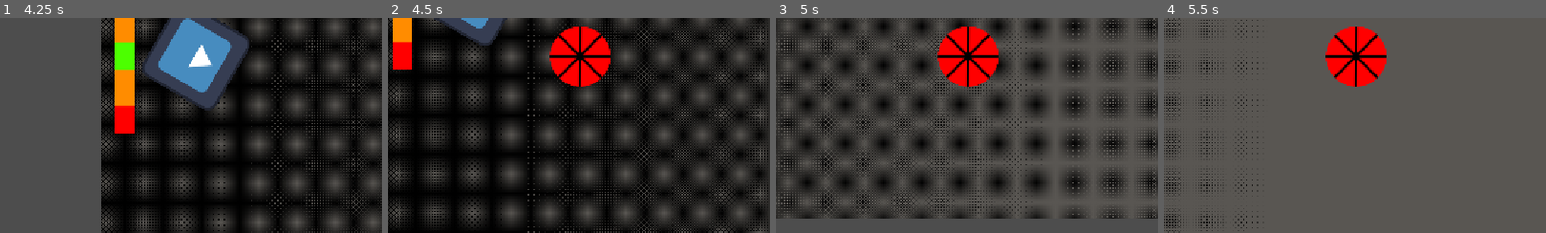
Above: before the commit, frames 1-4 (left to right).
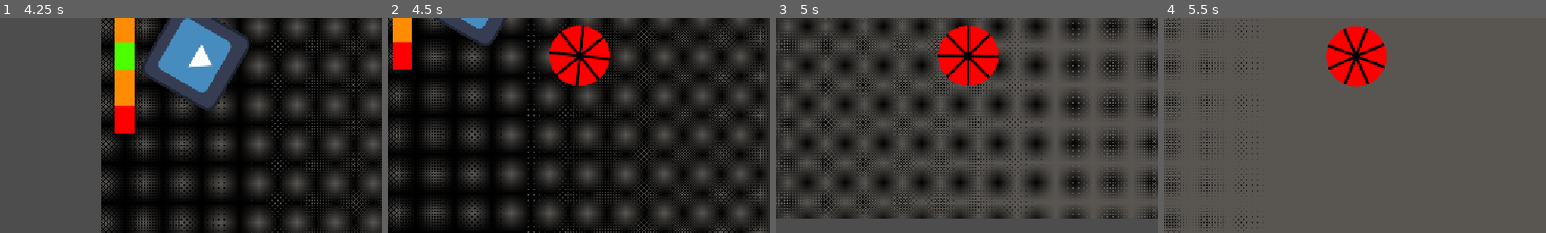
Above: after the commit, the same moments.

Repository: ryder-james/AVerySeriousGameJam
Game: Godot game, scene res://map.tscn
The game is run twice, just before and just after one commit, with the same random seed, the same clock (stepped at 60 frames per second) and the same inputs. The engine's default icon, where the game draws it, is replaced by a stand-in: a white triangle on a blue panel in a dark square.
Inputs:
- Up to frame 1 (4.25 s): tap Enter at 0.5 s; hold A (ccw) 0.53-1.28 s; tap D (cw) at 1.35 s; tap Space (launch) at 2, 2.1 s; tap A (ccw) at 2.85 s; hold D (cw) from 3.53 s (still down)
- Up to frame 2 (4.5 s): release D (cw) at 4.28 s; tap Space (launch) at 4.35 s
- Up to frame 3 (5 s): no input
- Up to frame 4 (5.5 s): hold A (ccw) from 5.03 s (still down)
The pictures show only the part of the screen within x 25-75%, y 41-91%; the shares and areas given below are measured in that part.

Frame 1 is identical in both runs. In frame 2, 1.5% of the frame differs, in the area x 42-59%, y 3-32%; in frame 3, 0.6%; in frame 4, 1.8%.

Commit message:
Add visual rotation to beyblade

Diff:
--- a/beyblade/beyblade.gd
+++ b/beyblade/beyblade.gd
@@ -5,7 +5,7 @@
 
 var speed: float = 0.0
 
-@onready var visual: Sprite2D = %Visual
+@onready var _visual: Sprite2D = %Visual
 
 
 func _ready() -> void:
@@ -14,3 +14,7 @@
 				speed = power * max_speed
 				apply_central_impulse((Vector2.RIGHT * speed).rotated(launch_angle))
 	)
+
+
+func _process(delta: float) -> void:
+	_visual.rotation = wrapf(linear_velocity.length() * 5 * -delta, -PI, PI)
